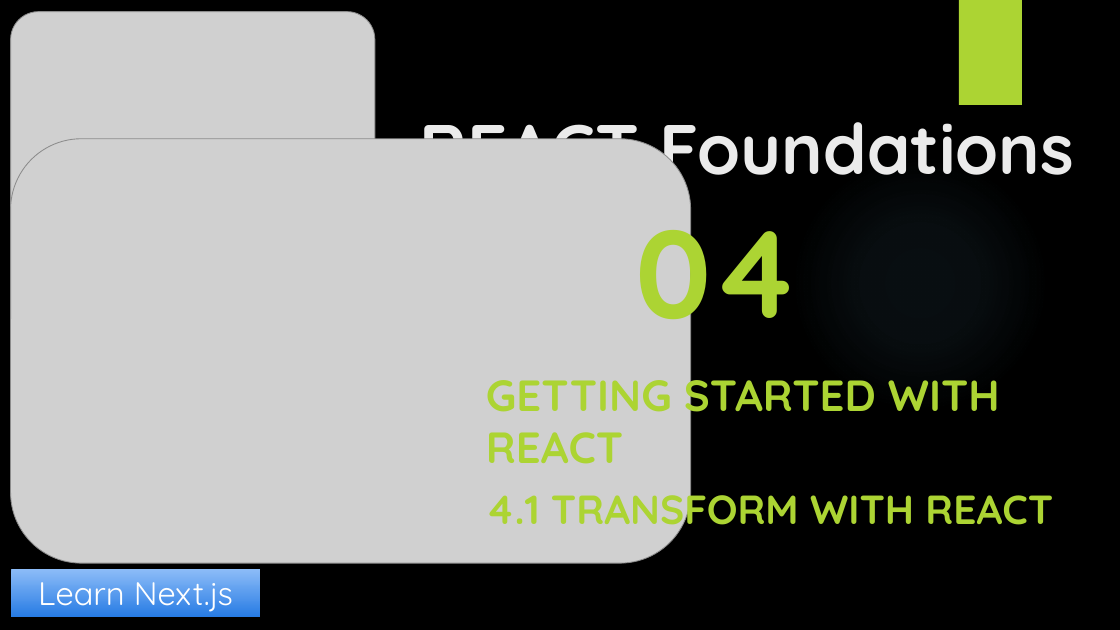
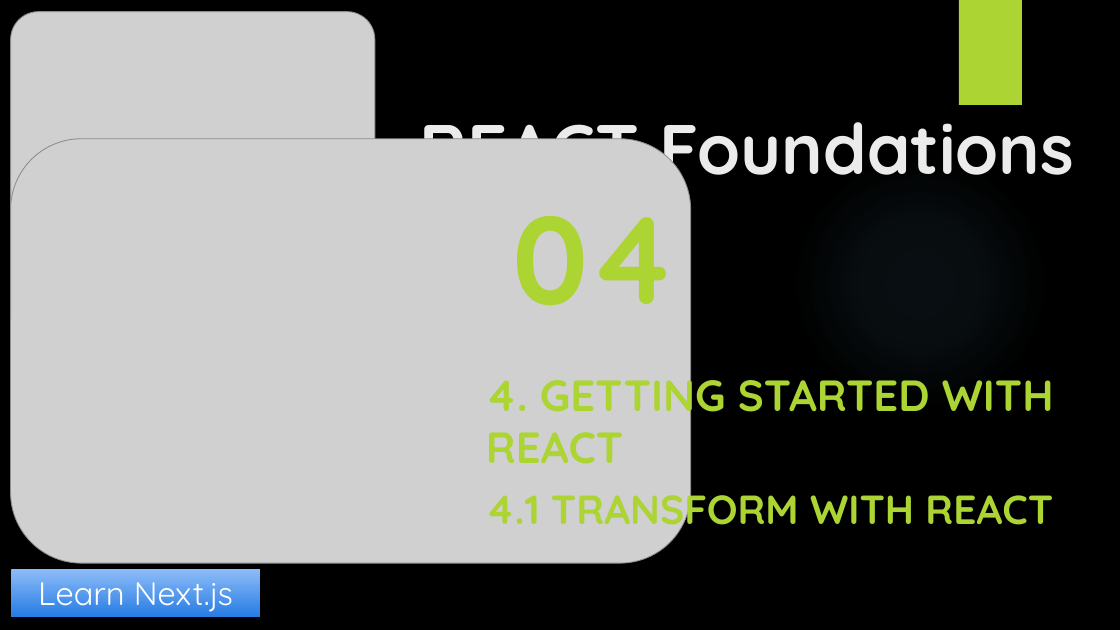
Before and after one commit to yasenstar/learn_javascript, a slide deck: slide 5 of learn_nextjs/1_React-Foundation/React_Foundations.pptx. Drawn at 1120x630 pixels with LibreOffice and Linux fonts; fonts in the diff are those of the drawing; grey boxes stand for pictures; background and template pictures are left out. Boxes give left, top, right and bottom in pixels: in the first picture for what was removed or moved away, otherwise in the second. Text is boxed around its words. In the diff, an @@ line names an element or a change of style, - is before the commit and + after.

```diff
--- a/learn_nextjs/1_React-Foundation/React_Foundations.pptx
+++ b/learn_nextjs/1_React-Foundation/React_Foundations.pptx
@@ text "04" rewrapped from (635, 189, 799, 349) to (512, 216, 676, 305) @@
@@ subtitle at (486, 365, 1054, 464): text changed @@
-GETTING STARTED WITH REACT
+4. GETTING STARTED WITH REACT
```
Also in this commit, not shown: 6 other slides changed, 1 slide added, 2 other files.
